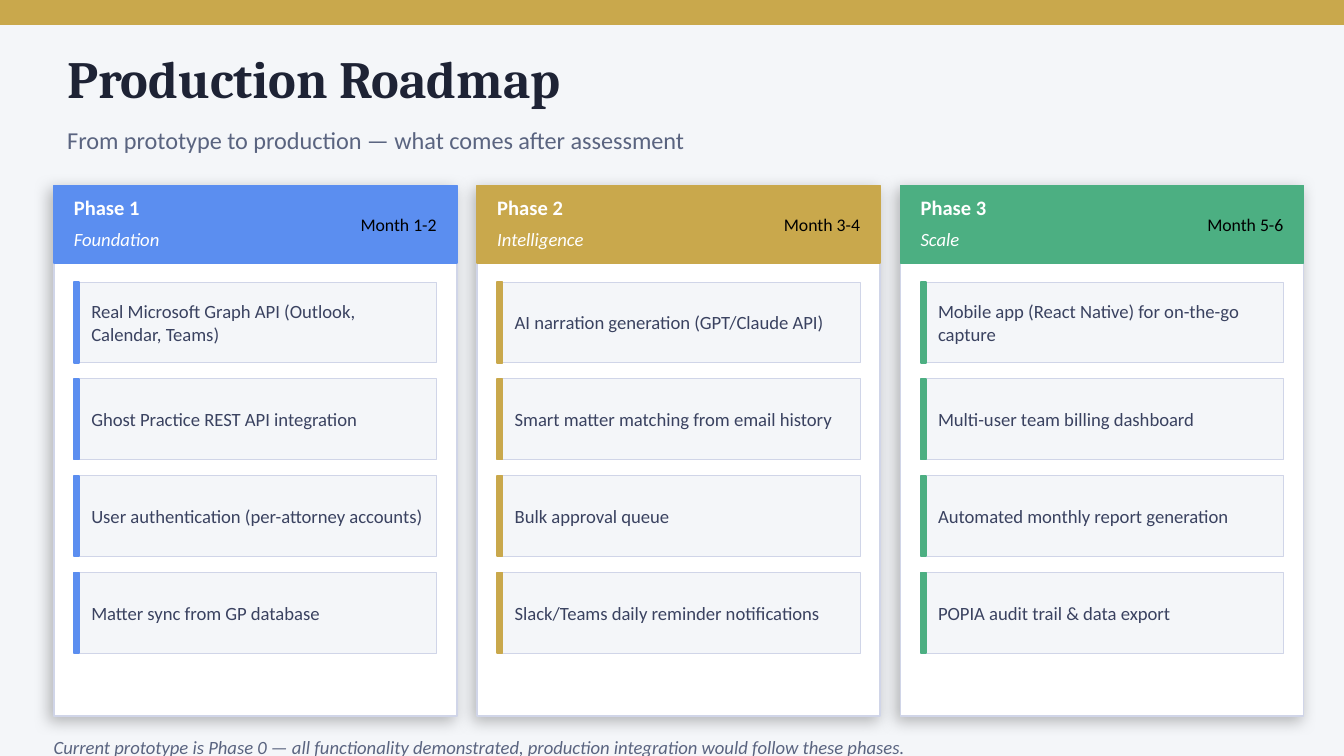
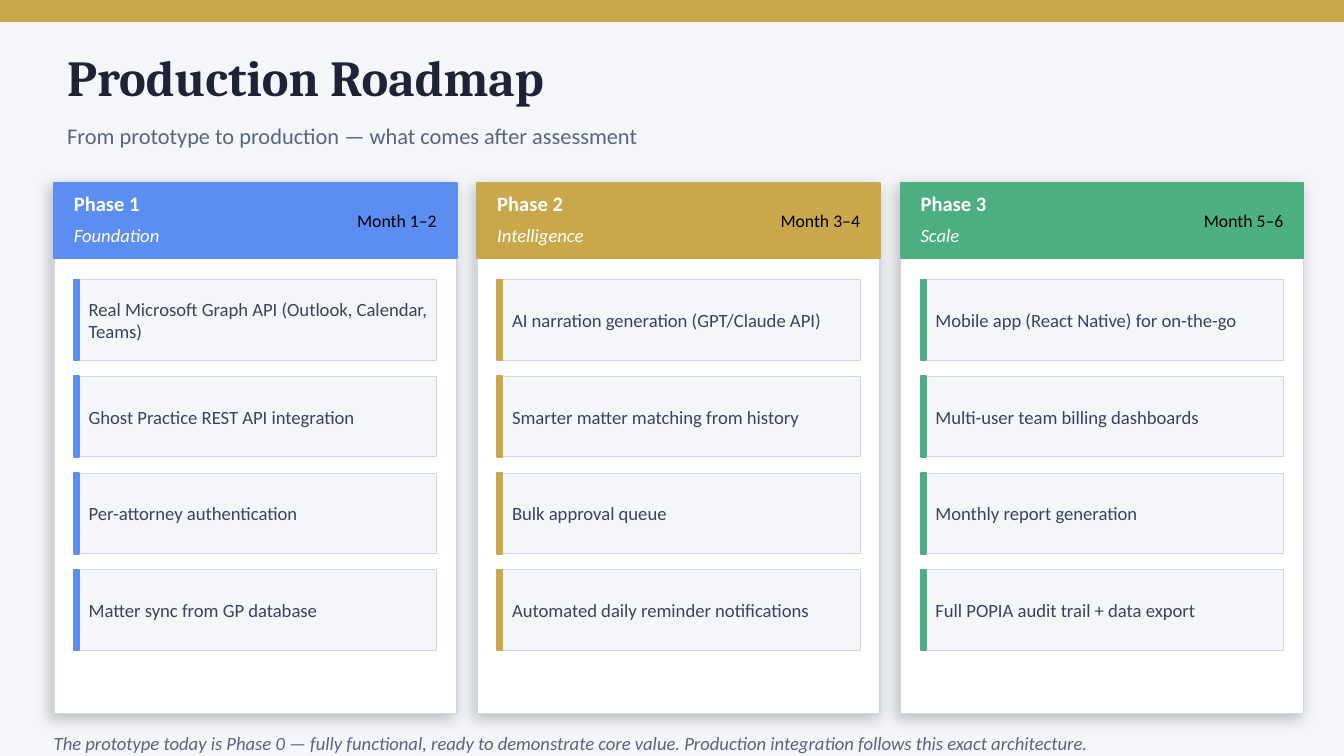
Before and after one commit to konethegreat/timelex-automated-time-tracking, a slide deck: slide 17 of timelex-presenation/TimeLex_Assessment_Presentation.pptx (slide 16 before the commit). Drawn at 1344x756 pixels with LibreOffice and Linux fonts; fonts in the diff are those of the drawing. Boxes give left, top, right and bottom in pixels: in the first picture for what was removed or moved away, otherwise in the second. Text is boxed around its words. In the diff, an @@ line names an element or a change of style, - is before the commit and + after.

Commit message:
Add initial presentation file for TimeLex Assessment

```diff
--- a/timelex-presenation/TimeLex_Assessment_Presentation.pptx
+++ b/timelex-presenation/TimeLex_Assessment_Presentation.pptx
@@ text "Production Roadmap" at [67,61,544,107]: size 28 to 27 pt @@
@@ text "From prototype to production — ..." at [67,128,637,148]: size 13 to 12 pt @@
@@ 3 rectangles, 1 text: place and size @@
-3 rectangles, 1 text at [54,185,1304,344]
+3 rectangles, 1 text at [54,183,1304,340]
@@ shadow changed in 3 elements at [54,183,457,714], [477,183,880,714], [900,183,1304,714] @@
@@ 6 texts: place and size @@
-6 texts at [74,200,986,249]
+6 texts at [74,196,986,245]
@@ text at [357,214,437,227]: text changed @@
-Month 1-2
+Month 1–2
@@ text at [781,214,860,227]: text changed @@
-Month 3-4
+Month 3–4
@@ text at [1204,214,1284,227]: text changed @@
-Month 5-6
+Month 5–6
@@ text at [935,313,1237,330]: text changed @@
-Mobile app (React Native) for on-the-go capture
+Mobile app (React Native) for on-the-go
@@ text at [512,411,799,427]: text changed @@
-Smart matter matching from email history
+Smarter matter matching from history
@@ text at [935,411,1198,427]: text changed @@
-Multi-user team billing dashboard
+Multi-user team billing dashboards
@@ text at [89,507,297,523]: text changed @@
-User authentication (per-attorney accounts)
+Per-attorney authentication
@@ text at [935,507,1138,523]: text changed @@
-Automated monthly report generation
+Monthly report generation
@@ text at [512,604,808,620]: text changed @@
-Slack/Teams daily reminder notifications
+Automated daily reminder notifications
@@ text at [935,604,1195,620]: text changed @@
-POPIA audit trail & data export
+Full POPIA audit trail + data export
@@ text at [54,737,1087,753]: text changed @@
-Current prototype is Phase 0 — all functionality demonstrated, production integration would follow these phases.
+The prototype today is Phase 0 — fully functional, ready to demonstrate core value. Production integration follows this exact architecture.
```
Also in this commit, not shown: 16 other slides changed, 1 slide added, 2 other files.
